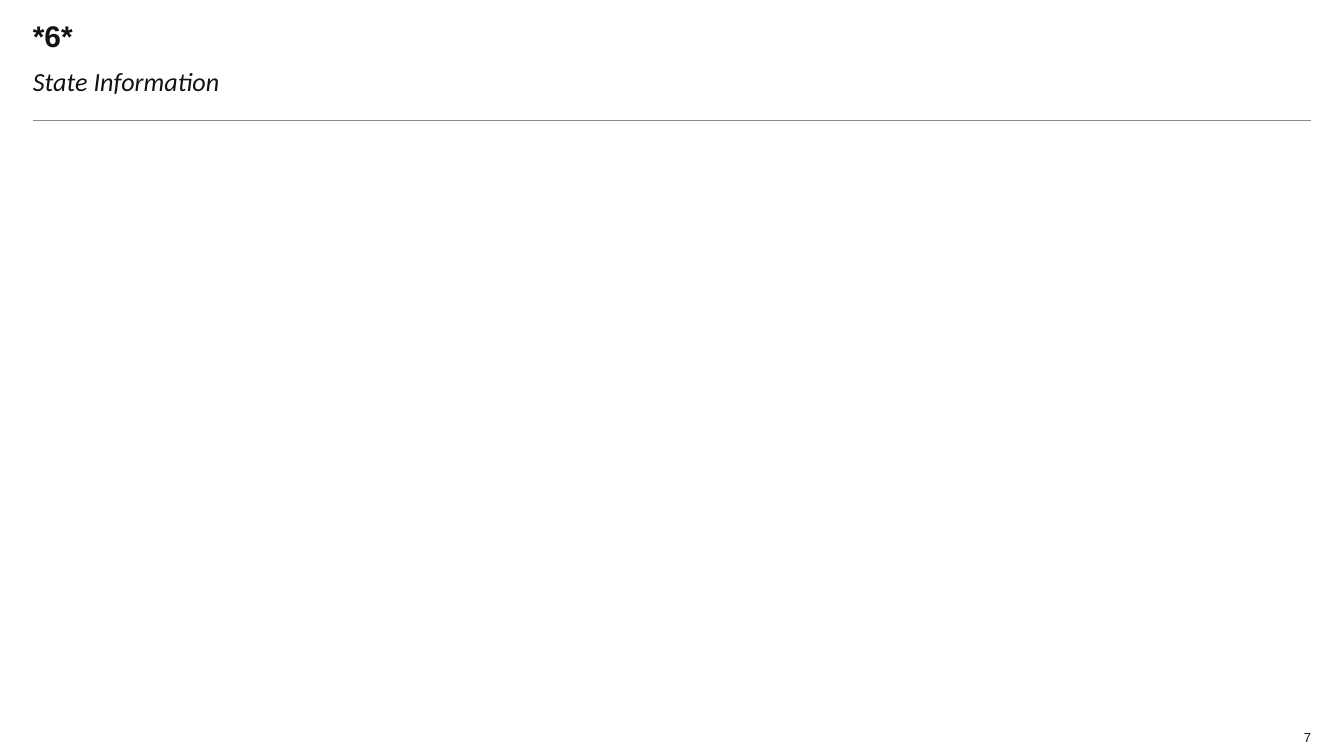
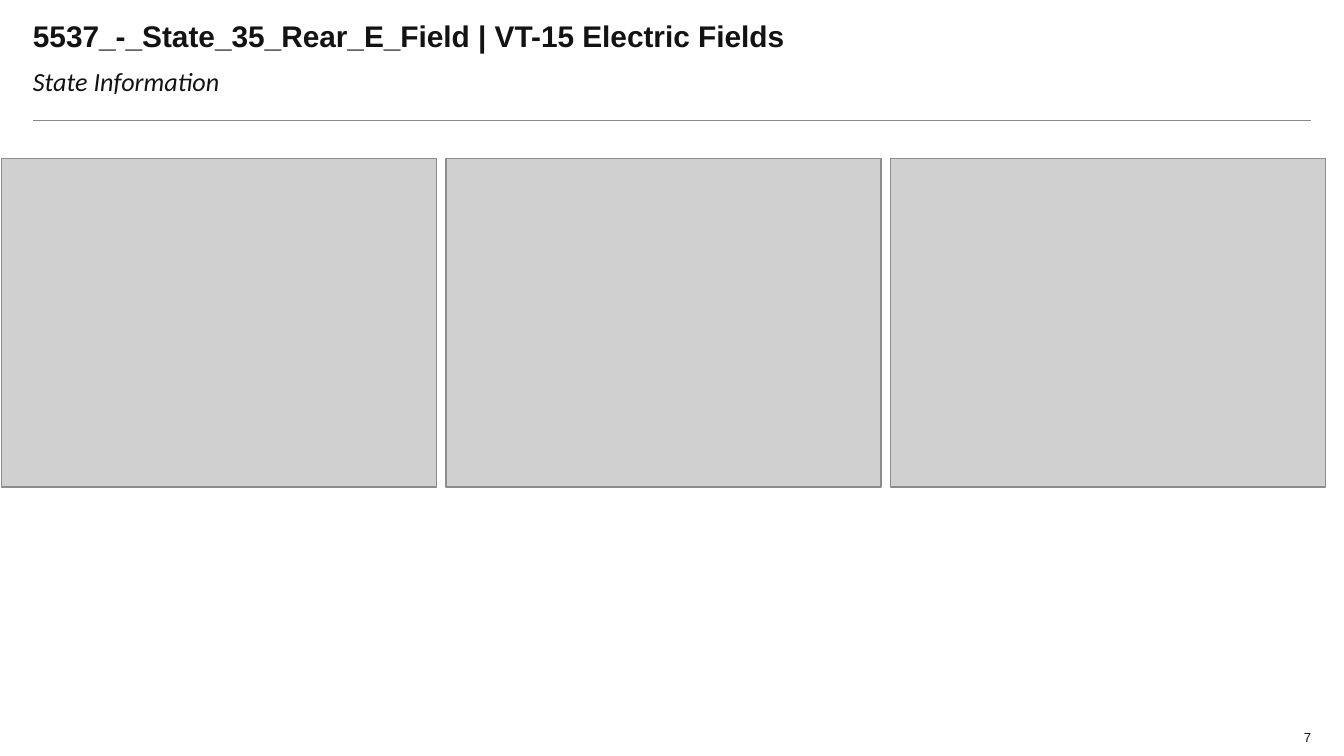
Before and after one commit to Laurapaws/graphGrabber, a slide deck: slide 7 of newDeck.pptx. Drawn at 1344x756 pixels with LibreOffice and Linux fonts; fonts in the diff are those of the drawing; grey boxes stand for pictures; background and template pictures are left out. Boxes give left, top, right and bottom in pixels: in the first picture for what was removed or moved away, otherwise in the second. Text is boxed around its words. In the diff, an @@ line names an element or a change of style, - is before the commit and + after.

```diff
--- a/newDeck.pptx
+++ b/newDeck.pptx
@@ title at (33, 25, 784, 51): text changed @@
-*6*
+5537_-_State_35_Rear_E_Field | VT-15 Electric Fields
@@ picture added at (1, 159, 437, 487) @@
@@ picture added at (446, 159, 882, 487) @@
@@ picture added at (890, 159, 1325, 487) @@
```
Also in this commit, not shown: 8 other slides changed, 1 other file.
